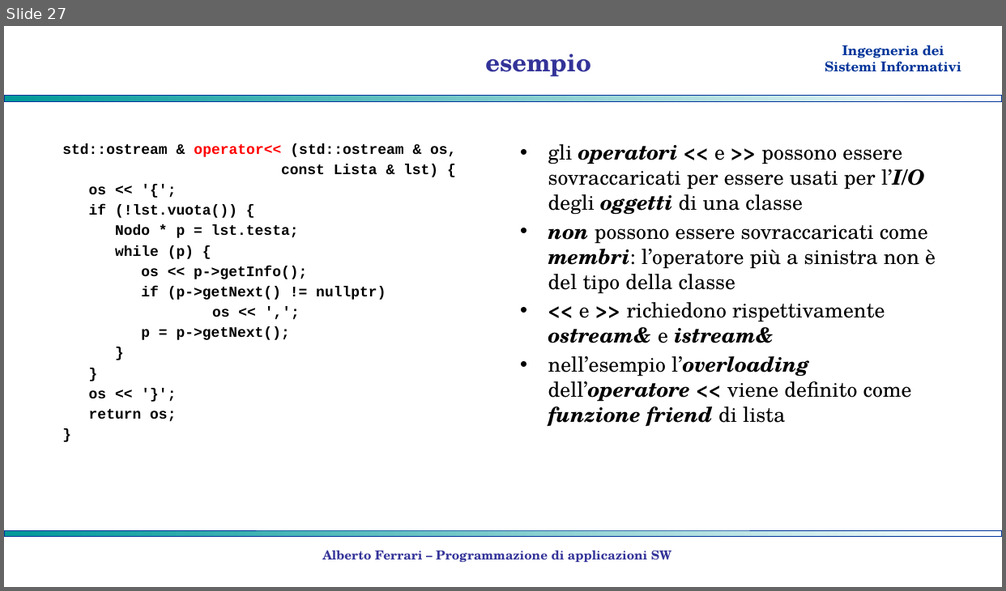
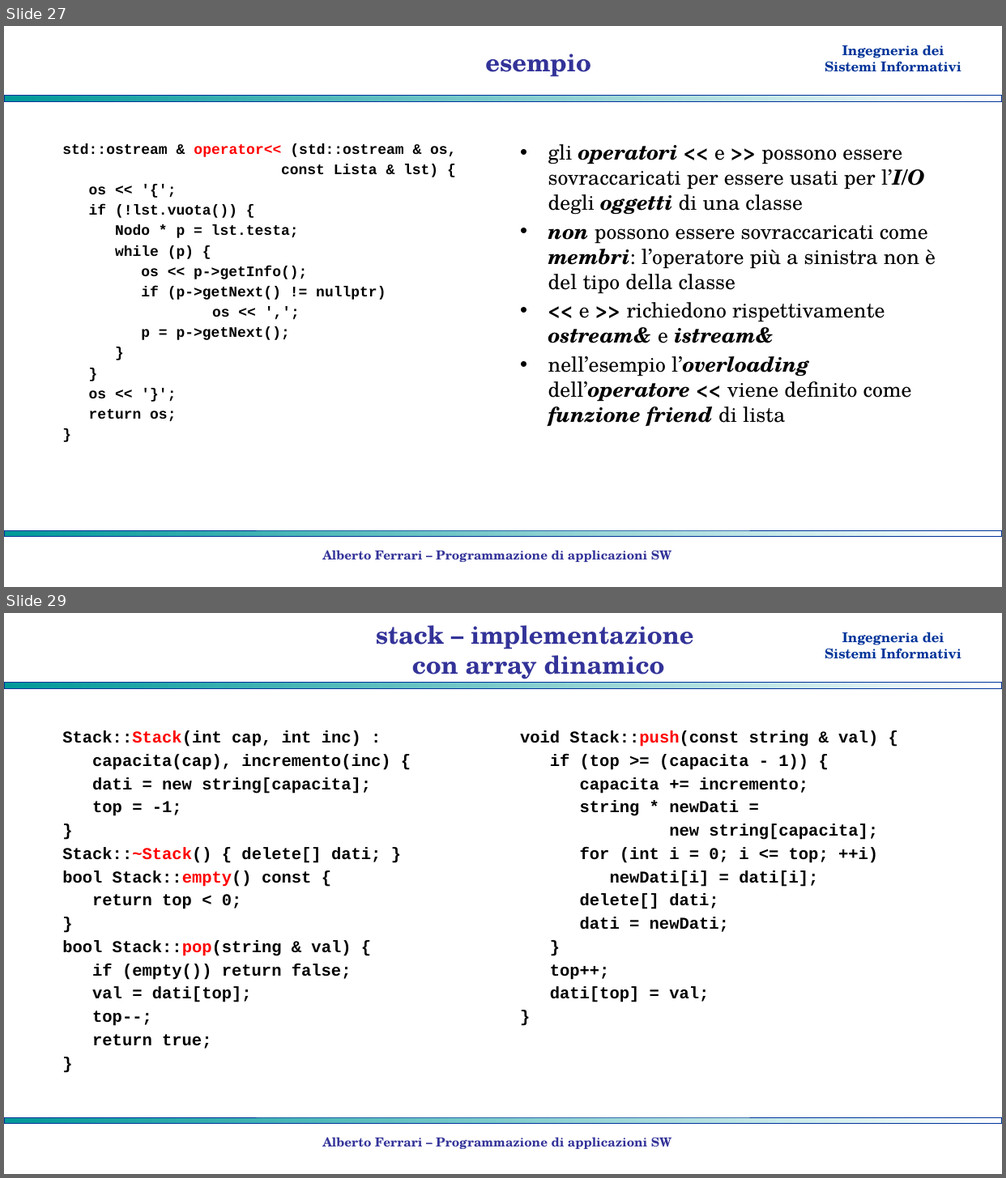
Before and after one commit to albertoferrari/pasw, a slide deck: lezioni/PASW06 - strutture lineari.pptx. Shown one above the other, each under a label of ours: slide 27 before the commit, slides 27 and 29 after it; the slides between them are not shown. The pictures are 1006x591 and 1006x1178 pixels, drawn with LibreOffice and Linux fonts; fonts in the diff are those of the drawing; background and template pictures are left out. Boxes give left, top, right and bottom in pixels: in the first picture for what was removed or moved away, otherwise in the second. Text is boxed around its words. In the diff, an @@ line names an element or a change of style, - is before the commit and + after.

```diff
--- a/lezioni/PASW06 - strutture lineari.pptx
+++ b/lezioni/PASW06 - strutture lineari.pptx
@@ slide 29 added at (x1=4, y1=613, x2=1002, y2=1174), background #FFFFFF; not listed: 3 template elements that a slide beside it also shows @@
@@ title added at (x1=376, y1=625, x2=693, y2=683), 24 pt, text #333399, bold @@
+stack – implementazione
+con array dinamico
@@ text added at (x1=62, y1=731, x2=390, y2=1049), 16 pt, text #000000, bold @@
+Stack::Stack(int cap, int inc) :
+capacita(cap), incremento(inc) {
+dati = new string[capacita];
+top = -1;
+}
+Stack::~Stack() { delete[] dati; }
+bool Stack::empty() const {
+return top < 0;
+}
+bool Stack::pop(string & val) {
+if (empty()) return false;
+val = dati[top];
+top--;
+return true;
+}
@@ text added at (x1=520, y1=731, x2=878, y2=1003), 16 pt, text #000000, bold @@
+void Stack::push(const string & val) {
+if (top >= (capacita - 1)) {
+capacita += incremento;
+string * newDati =
+new string[capacita];
+for (int i = 0; i <= top; ++i)
+newDati[i] = dati[i];
+delete[] dati;
+dati = newDati;
+}
+top++;
+dati[top] = val;
+}
@@ text added at (x1=322, y1=1137, x2=671, y2=1149), 12 pt, text #333399, bold @@
+Alberto Ferrari – Programmazione di applicazioni SW
```
Also in this commit, not shown: 1 other slide added, 1 other file.
